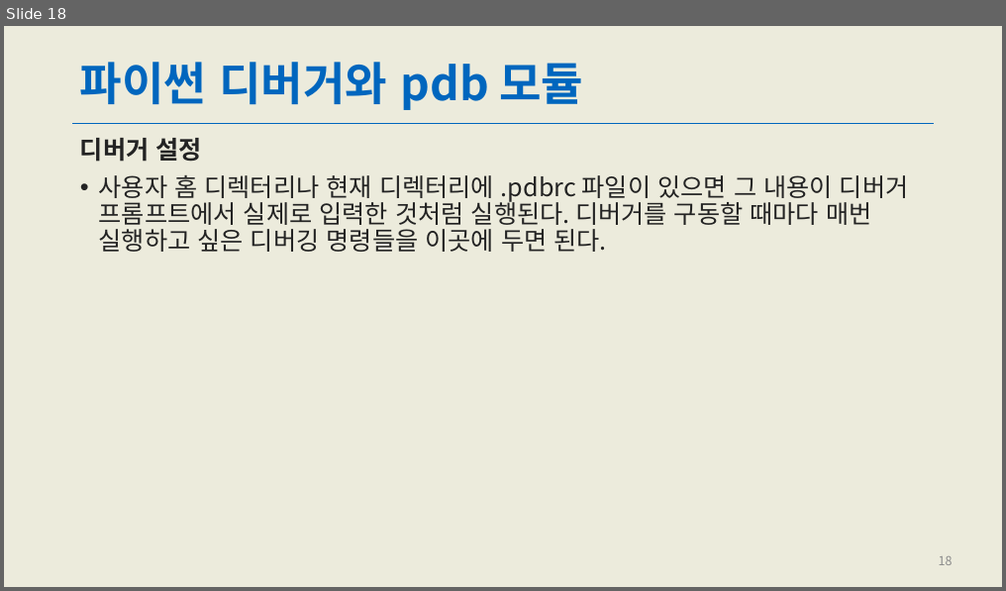
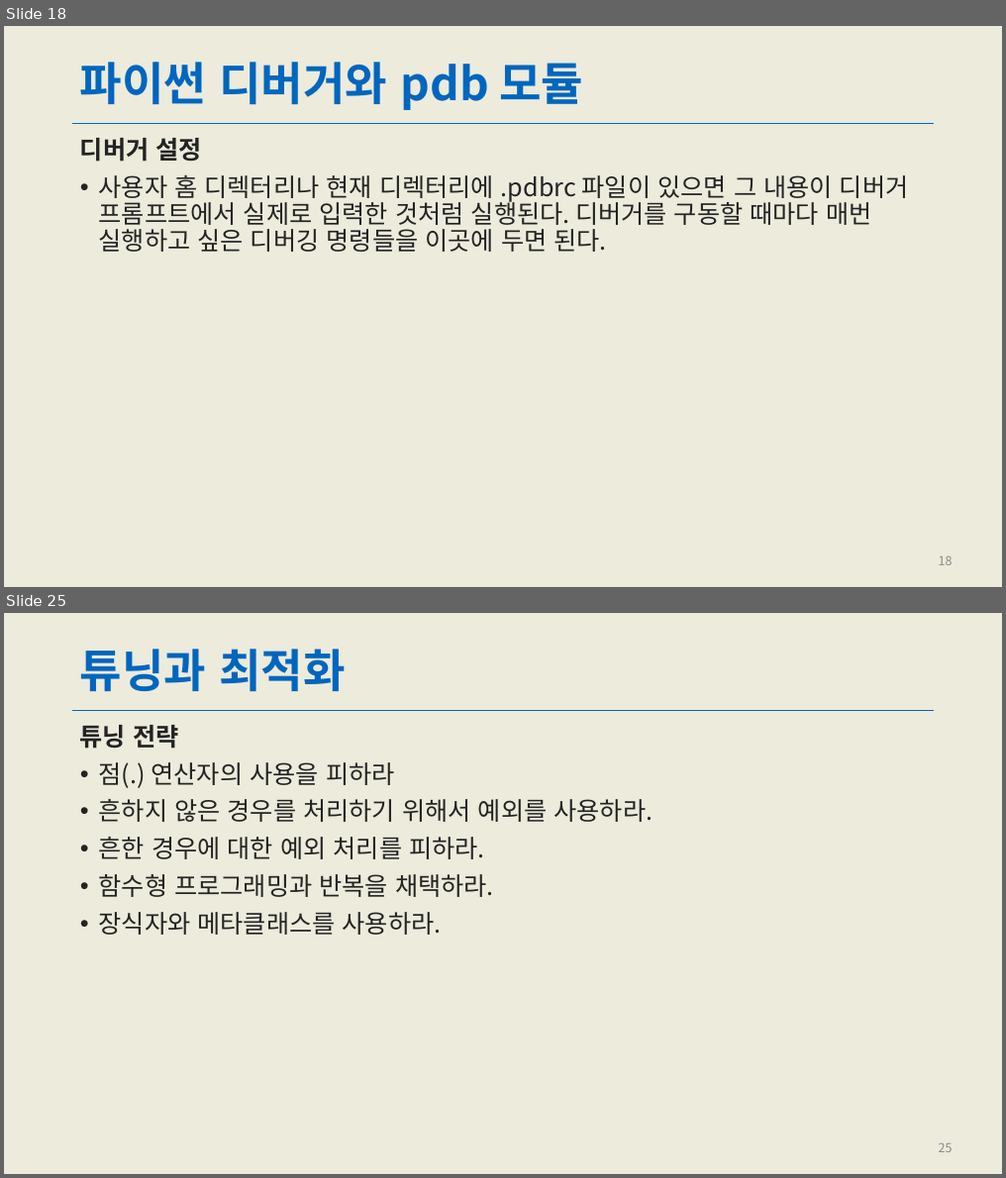
Before and after one commit to kai1945/PythonBasicStudy, a slide deck: PPT/Ch11_테스트,디버깅,프로파일링과 튜닝.pptx. Shown one above the other, each under a label of ours: slide 18 before the commit, slides 18 and 25 after it; the slides between them are not shown. The pictures are 1006x591 and 1006x1178 pixels, drawn with LibreOffice and Linux fonts; fonts in the diff are those of the drawing. Boxes give left, top, right and bottom in pixels: in the first picture for what was removed or moved away, otherwise in the second. Text is boxed around its words. In the diff, an @@ line names an element or a change of style, - is before the commit and + after.

```diff
--- a/PPT/Ch11_테스트,디버깅,프로파일링과 튜닝.pptx
+++ b/PPT/Ch11_테스트,디버깅,프로파일링과 튜닝.pptx
@@ slide 25 added at [4, 613, 1002, 1174], background #ECEBDC; not listed: 1 template element that a slide beside it also shows @@
@@ title added at [80, 649, 345, 691], 44 pt, text #0066BE, bold @@
+튜닝과 최적화
@@ text added at [80, 725, 653, 935], 24 pt, text #232323 @@
+튜닝 전략
+• 점(.) 연산자의 사용을 피하라
+• 흔하지 않은 경우를 처리하기 위해서 예외를 사용하라.
+• 흔한 경우에 대한 예외 처리를 피하라.
+• 함수형 프로그래밍과 반복을 채택하라.
+• 장식자와 메타클래스를 사용하라.
@@ page number added at [939, 1144, 952, 1153], 12 pt, text #8C8C8C @@
+25
```
Also in this commit, not shown: 2 slides changed, 5 other slides added, 2 slides removed.
